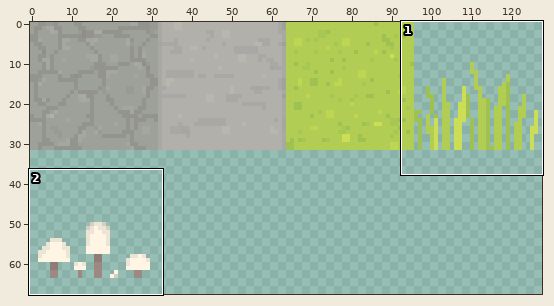
Edited in one commit: sprite sheet (Assets/Textures/Blocks/BlockColor.png). Above, an overview of the earlier version with the close-up marked.
Close-up. As it was:
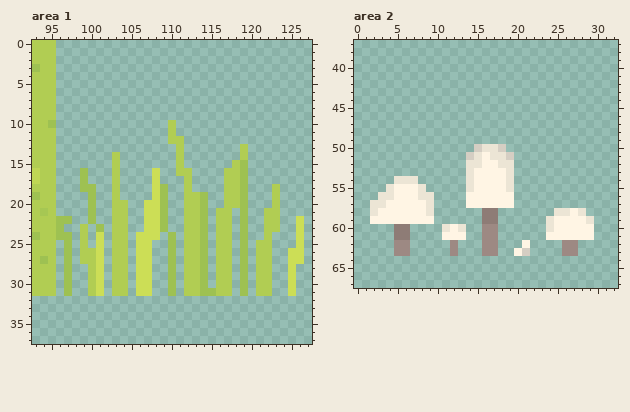
The file is 128x128 pixels. Colours within 5 levels of each other are drawn and written as one. Shown: area 1: x 93..127, y 0..37; area 2: x 0..32, y 37..67. The wide view leaves out empty margins.
The result:
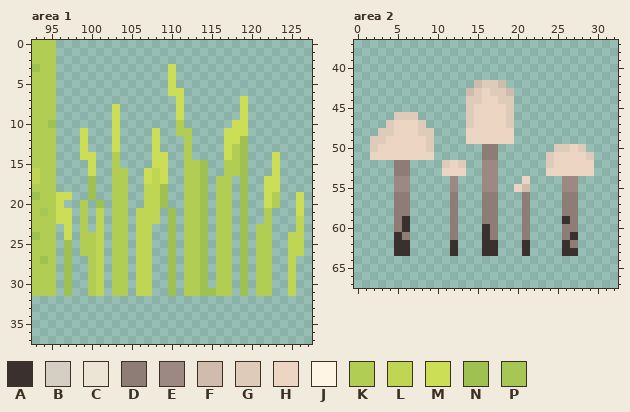
Palette (. is transparent): A #3a312e  B #d5cec3  C #ece5d5  D #8e7c76  E #9d8983  F #d0bcad  G #dfcbb9  H #ecd6c3  J #fff5e4  K #b1cd53  L #bfd654  M #ccde56  N #9ec152  P #a6c753
What changed:
--- area 1
@@ x 93..127 @@
  2 KKK................................
- 3 NKK................................
- 4 KKK................................
- 5 KKK................................
- 6 KKK................................
- 7 KKK................................
- 8 KKK................................
- 9 KKK................................
-10 KKN..............K.................
-11 KKK..............K.................
-12 KKK..............KK................
-13 KKK...............K.......K........
-14 KKK.......K.......K.......K........
-15 KKK.......K.......K......KN........
-16 LKK...N...K....M..KK....KKN........
-17 LKK...N...K....M...K....KKN........
-18 KKK...NN..K....MN..K....KKN...K....
-19 NKK....N..K....MN..KKN..KKN...K....
-20 KKK....N..KK..MMN..KKN..KKN...K....
-21 KPK....N..KK..MMN..KKN.KK.N..KK....
-22 KKKNN..N..KK..MMN..KKN.KK.N..KK..M.
-23 KKKN..K.N.KK..MMN..KKN.KK.N..KK..M.
-24 NKKNN.K.M.KK.MMM.N.KKN.KK.N..K...M.
-25 KKK.N.K.M.KK.MM..N.KKN.KK.N.KK...M.
-26 KKK.N.KKM.KK.MM..N.KKN.KK.N.KK..MM.
-27 KNK.N.KKM.KK.MM..N.KKN.KK.N.KK..MM.
-28 KKK.N..KM.KK.MM..N.KKN.KK.N.KK..M..
-29 KKK.N..KM.KK.MM..N.KKN.KK.N.KK..M..
-30 KKK.N..KM.KK.MM..N.KKN.KK.N.KK..M..
-31 KKK.N..KM.KK.MM..N.KKNNKK.N.KK..M..
+ 3 NKK..............M.................
+ 4 KKK..............M.................
+ 5 KKK..............M.................
+ 6 KKK..............MM................
+ 7 KKK...............M.......M........
+ 8 KKK.......M.......M.......M........
+ 9 KKK.......M.......M.......M........
+10 KKN.......M.......K......MM........
+11 KKK...M...M....M..KK....MMM........
+12 KKK...M...M....M...K....MMN........
+13 KKK...M...M....M...K....MKN........
+14 KKK...MM..K....MM..K....MKN...M....
+15 KKK....M..K....MM..KKN..KKN...M....
+16 LKK....M..KK..MLM..KKN..KKN...M....
+17 LKK....N..KK..MLM..KKN.KK.N..MM....
+18 KKK....N..KK..LLN..KKN.KK.N..MM....
+19 NKKMM..N..KK..LLN..KKN.KK.N..MK..M.
+20 KKKM..K.N.KK..LLN..KKN.KK.N..MK..M.
+21 KPKMM.K.L.KK.LLL.N.KKN.KK.N..K...M.
+22 KKKMM.K.L.KK.LLL.N.KKN.KK.N..K...L.
+23 KKK.M.K.L.KK.LL..N.KKN.KK.N.KK...L.
+24 NKK.M.KKL.KK.LL..N.KKN.KK.N.KK..LL.
+25 KKK.N.KKL.KK.LL..N.KKN.KK.N.KK..LL.
+26 KKK.N.KKL.KK.LL..N.KKN.KK.N.KK..LL.
+27 KNK.N..KL.KK.LL..N.KKN.KK.N.KK..L..
+28 KKK.N..KL.KK.LL..N.KKN.KK.N.KK..L..
+29 KKK.N..KL.KK.LL..N.KKN.KK.N.KK..L..
+30 KKK.N..KL.KK.LL..N.KKN.KK.N.KK..L..
+31 KKK.N..KL.KK.LL..N.KKNNKK.N.KK..L..
 32 ...................................
--- area 2
@@ x 0..32 @@
 41 .................................
-42 .................................
-43 .................................
-44 .................................
-45 .................................
-46 .................................
-47 .................................
-48 .................................
-49 .................................
-50 ...............BCCB..............
-51 ..............BCJCCB.............
-52 ..............CCJJCC.............
-53 ..............CJJJJC.............
-54 .....CCC......CJJJJC.............
-55 ....CJJJC.....CJJJJC.............
-56 ...CCJJJCC....JJJJJJ.............
-57 ..CCJJJJJC....JJJJJJ.............
-58 ..CJJJJJJC......DD.......CCJC....
-59 ..JJJJJJJJ......DD......CJJJJC...
-60 .....DD....CJC..EE......CJJJJJ...
-61 .....DD....JJJ..EE......JJJJJJ...
-62 .....EE.....E...EE...J....EE.....
-63 .....EE.....E...EE..JB....EE.....
+42 ...............FGGF..............
+43 ..............FGHGGF.............
+44 ..............GGHHGG.............
+45 ..............GHHHHG.............
+46 .....GGG......GHHHHG.............
+47 ....GHHHG.....GHHHHG.............
+48 ...GGHHHGG....HHHHHH.............
+49 ..GGHHHHHG....HHHHHH.............
+50 ..GHHHHHHG......DD.......GGHG....
+51 ..HHHHHHHH......DD......GHHHHG...
+52 .....DD....GHG..EE......GHHHHH...
+53 .....DD....HHH..EE......HHHHHH...
+54 .....EE.....E...EE...H....EE.....
+55 .....EE.....E...EE..HF....EE.....
+56 .....DD.....D...DD...D....DD.....
+57 .....DD.....D...DD...D....DD.....
+58 .....DD.....D...DD...D....DD.....
+59 .....DA.....D...DD...D....AD.....
+60 .....DA.....D...AD...D....DD.....
+61 .....AD.....D...AD...D....DA.....
+62 .....AA.....A...AA...A....AD.....
+63 .....AA.....A...AA...A....AA.....
 64 .................................
